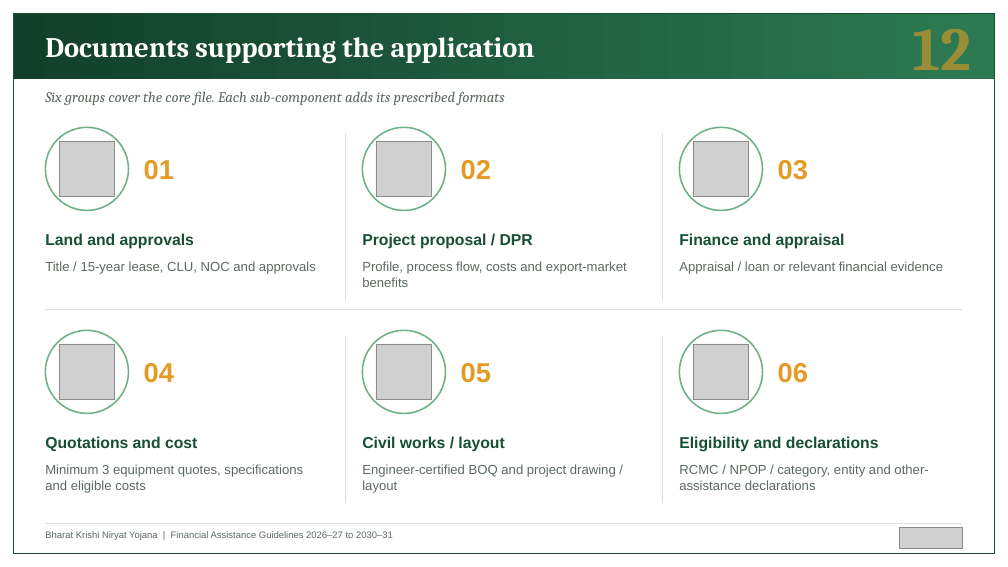
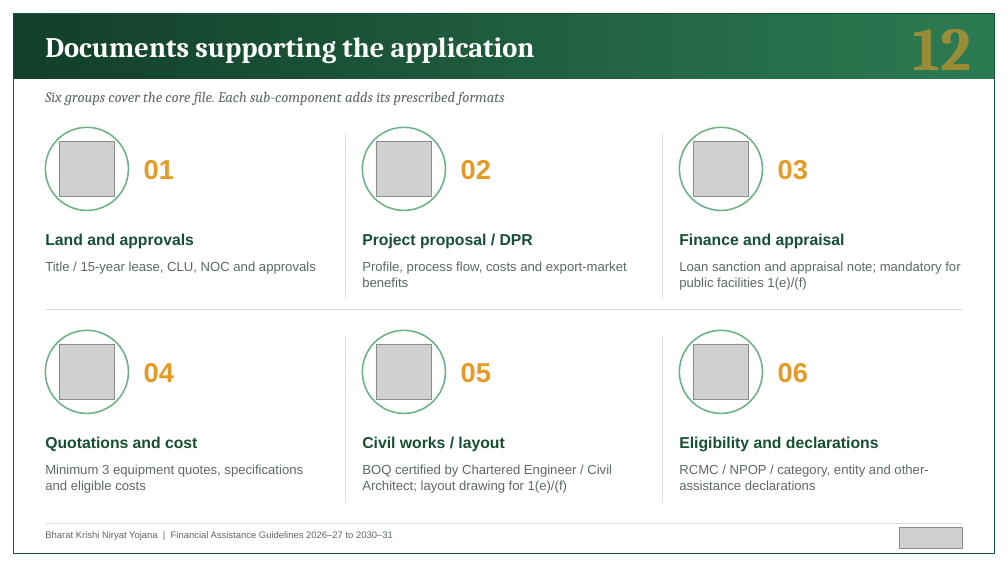
Before and after one commit to BantheFox012/FM, a slide deck: slide 12 of APEDA_BKNY_Standard_40_Percent.pptx. Drawn at 1008x567 pixels with LibreOffice and Linux fonts; fonts in the diff are those of the drawing; grey boxes stand for pictures. Boxes give left, top, right and bottom in pixels: in the first picture for what was removed or moved away, otherwise in the second. Text is boxed around its words. In the diff, an @@ line names an element or a change of style, - is before the commit and + after.

```diff
--- a/APEDA_BKNY_Standard_40_Percent.pptx
+++ b/APEDA_BKNY_Standard_40_Percent.pptx
@@ text at (679, 261, 960, 290): text changed @@
-Appraisal / loan or relevant financial evidence
+Loan sanction and appraisal note; mandatory for public facilities 1(e)/(f)
@@ text at (362, 464, 612, 493): text changed @@
-Engineer-certified BOQ and project drawing / layout
+BOQ certified by Chartered Engineer / Civil Architect; layout drawing for 1(e)/(f)
```
Also in this commit, not shown: 6 other slides changed.
